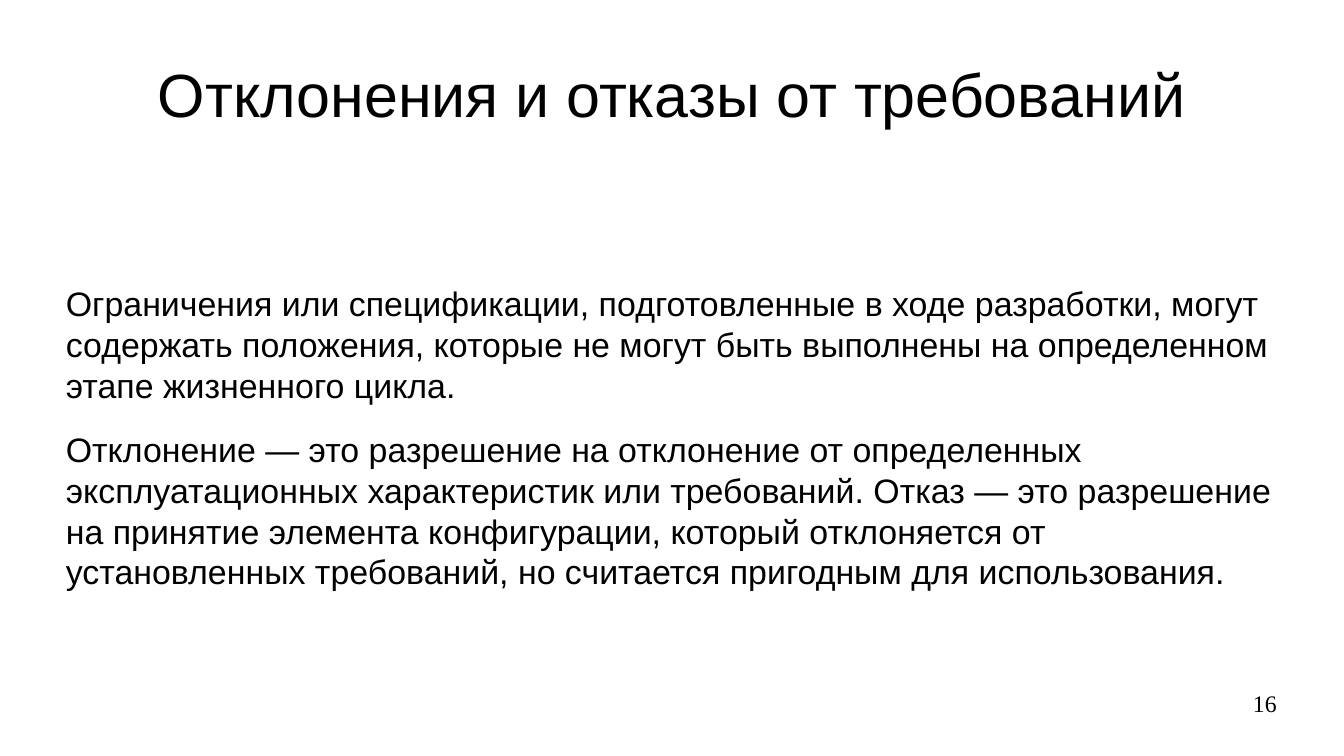
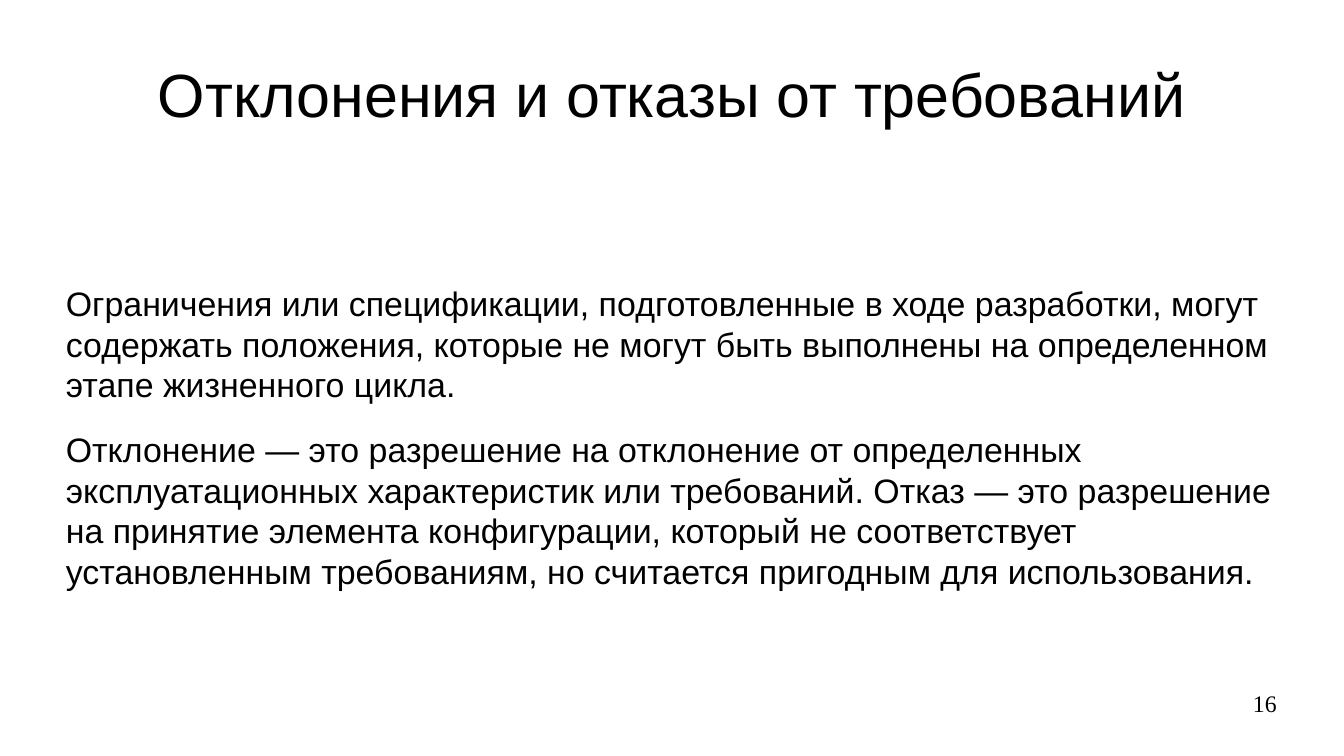
Before and after one commit to steelcraft/stud-lab, a slide deck: slide 16 of Лекции/CASWE01#L6.odp. Drawn at 1344x756 pixels with LibreOffice and Linux fonts; fonts in the diff are those of the drawing. Boxes give left, top, right and bottom in pixels: in the first picture for what was removed or moved away, otherwise in the second. Text is boxed around its words. In the diff, an @@ line names an element or a change of style, - is before the commit and + after.

```diff
--- a/Лекции/CASWE01#L6.odp
+++ b/Лекции/CASWE01#L6.odp
@@ text at box(66, 438, 1271, 591): text changed @@
-Отклонение — это разрешение на отклонение от определенных эксплуатационных характеристик или требований. Отказ — это разрешение на принятие элемента конфигурации, который отклоняется от установленных требований, но считается пригодным для использования.
+Отклонение — это разрешение на отклонение от определенных эксплуатационных характеристик или требований. Отказ — это разрешение на принятие элемента конфигурации, который не соответствует установленным требованиям, но считается пригодным для использования.
```
Also in this commit, not shown: 1 slide added.
